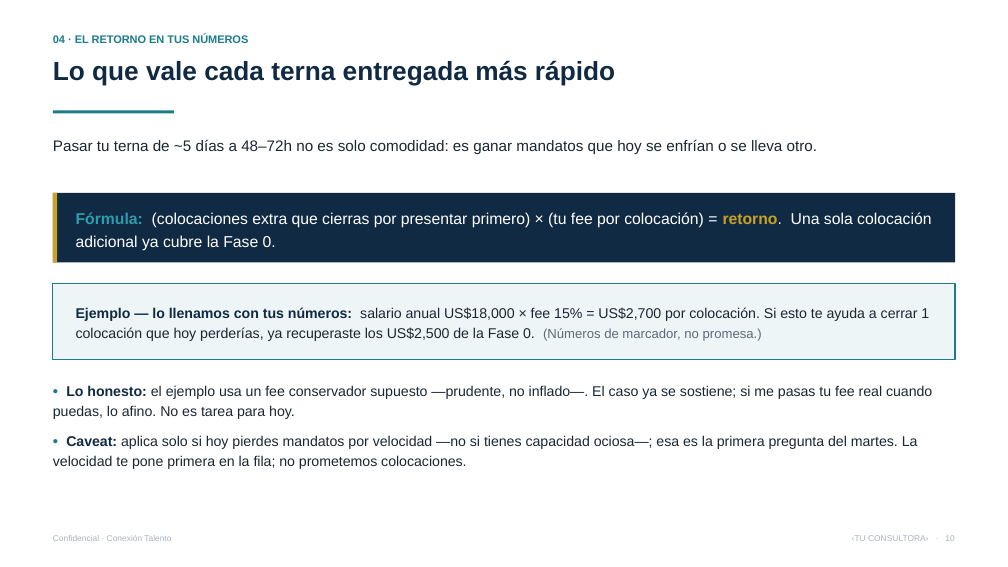
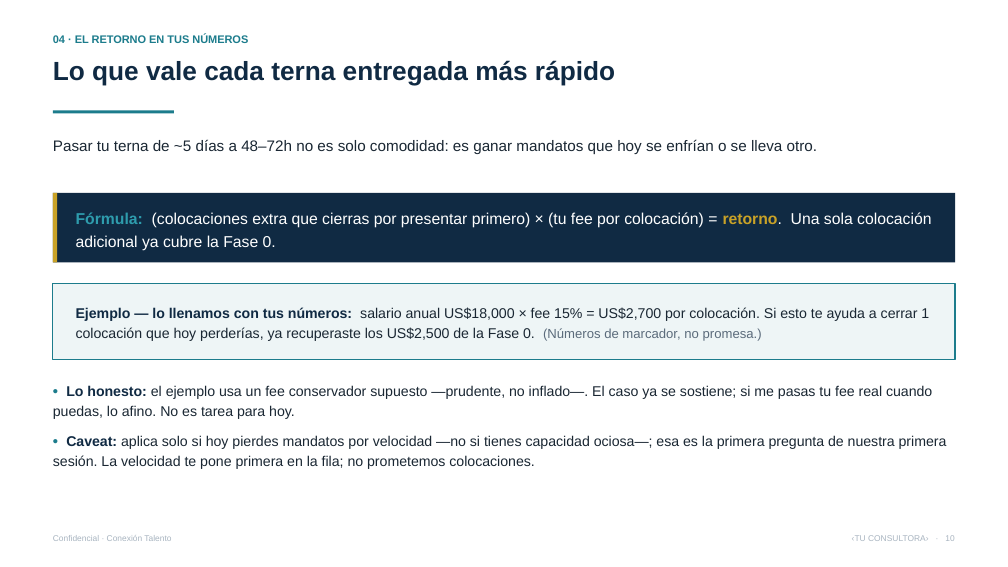
Before and after one commit to vverlaine/conexion-talento-ia, a slide deck: slide 10 of 04-propuesta/Presentacion-Conexion-Talento.pptx. Drawn at 1008x567 pixels with LibreOffice and Linux fonts; fonts in the diff are those of the drawing. Boxes give left, top, right and bottom in pixels: in the first picture for what was removed or moved away, otherwise in the second. Text is boxed around its words. In the diff, an @@ line names an element or a change of style, - is before the commit and + after.

```diff
--- a/04-propuesta/Presentacion-Conexion-Talento.pptx
+++ b/04-propuesta/Presentacion-Conexion-Talento.pptx
@@ text at [53, 435, 947, 469]: text changed @@
-• Caveat: aplica solo si hoy pierdes mandatos por velocidad —no si tienes capacidad ociosa—; esa es la primera pregunta del martes. La velocidad te pone primera en la fila; no prometemos colocaciones.
+• Caveat: aplica solo si hoy pierdes mandatos por velocidad —no si tienes capacidad ociosa—; esa es la primera pregunta de nuestra primera sesión. La velocidad te pone primera en la fila; no prometemos colocaciones.
```
Also in this commit, not shown: 13 other slides changed, 19 other files.
